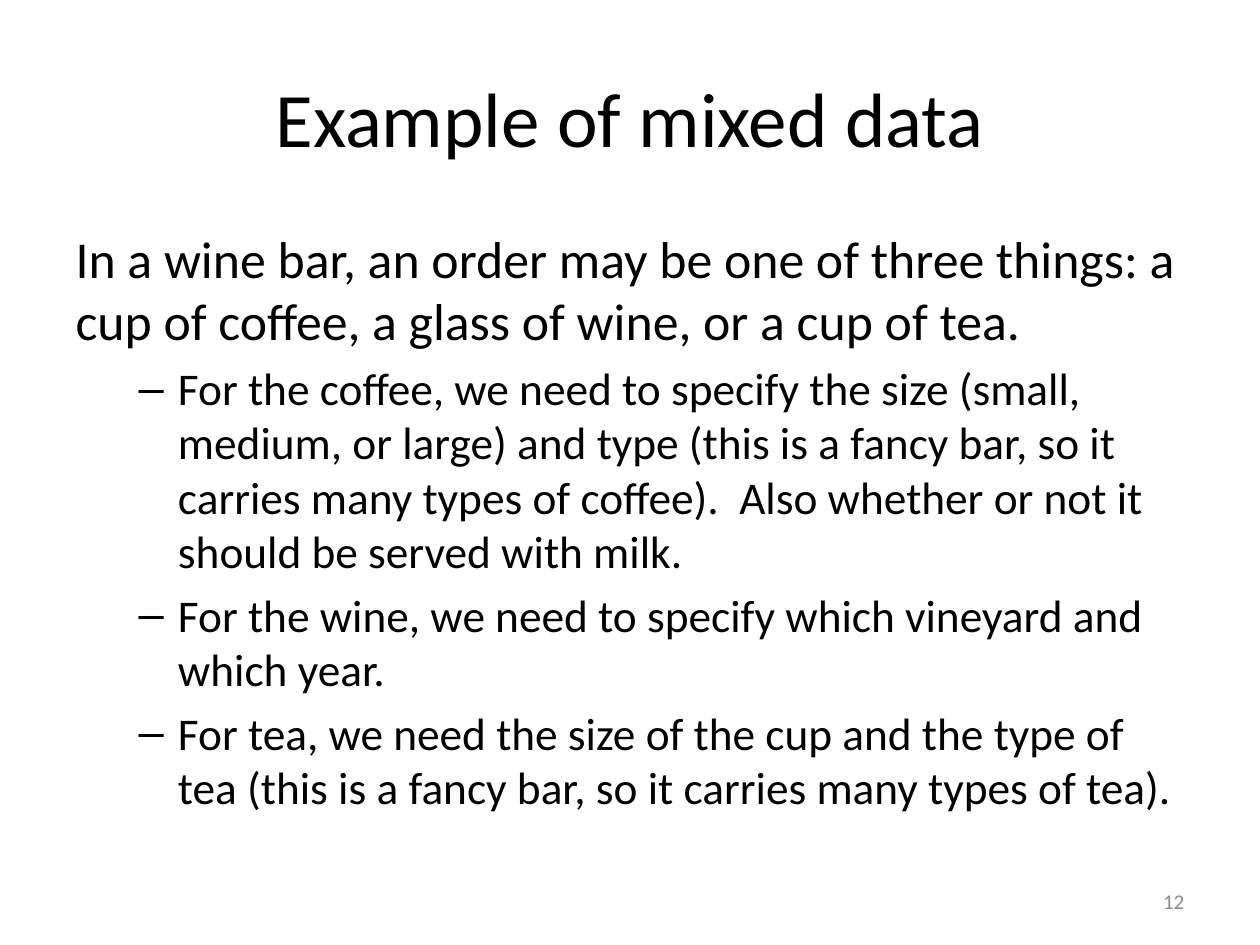
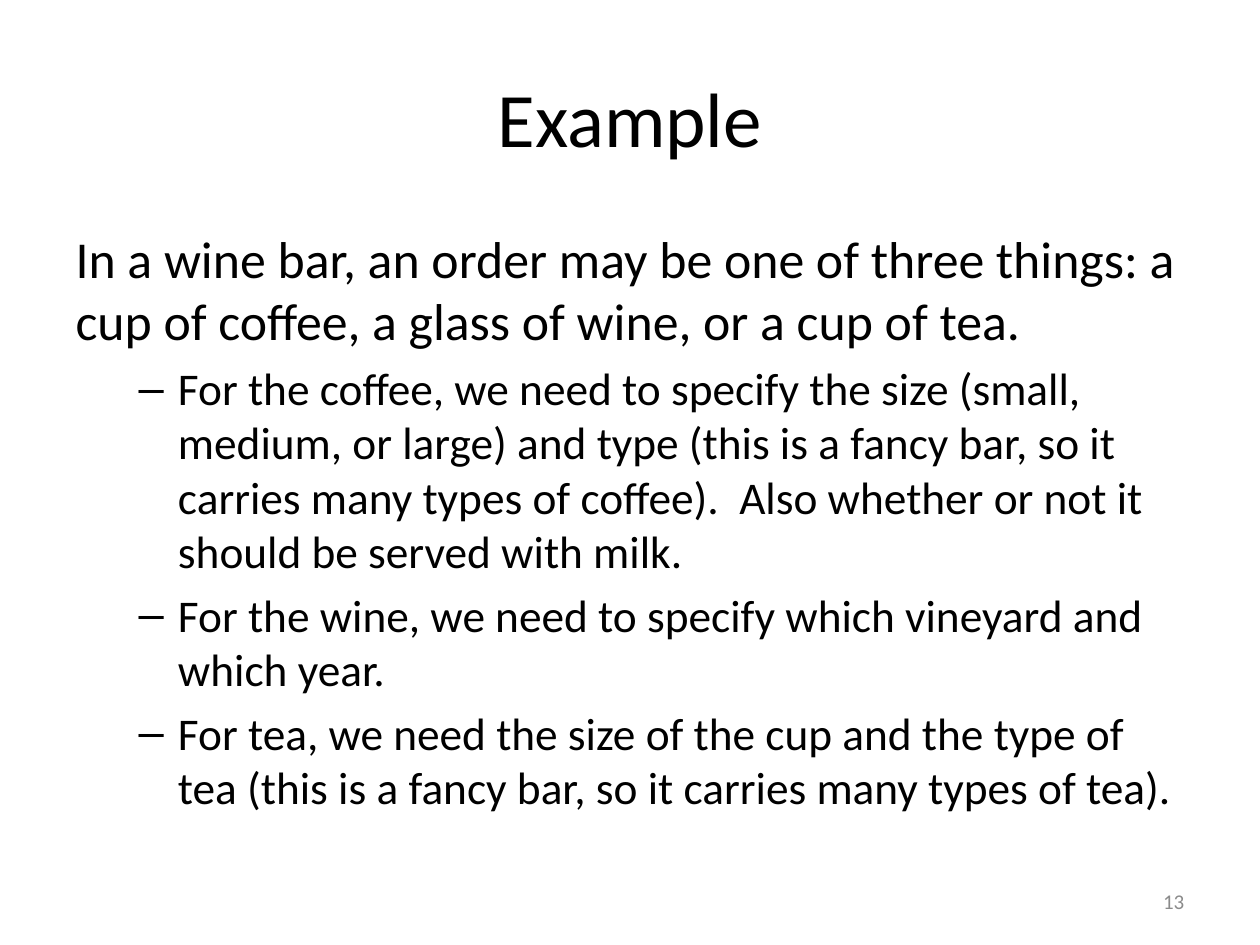
Before and after one commit to mwand/cs5010f17, a slide deck: slide 13 of Slides/Lesson 1.2 The Kinds of Data.pptx (slide 12 before the commit). Drawn at 1260x945 pixels with LibreOffice and Linux fonts; fonts in the diff are those of the drawing. Boxes give left, top, right and bottom in pixels: in the first picture for what was removed or moved away, otherwise in the second. Text is boxed around its words. In the diff, an @@ line names an element or a change of style, - is before the commit and + after.

Commit message:
tried to expunge 'mixed data'

```diff
--- a/Slides/Lesson 1.2 The Kinds of Data.pptx
+++ b/Slides/Lesson 1.2 The Kinds of Data.pptx
@@ title at <box>498,93,762,160</box>: text changed @@
-Example of mixed data
+Example
@@ page number at <box>1163,895,1184,909</box>: text changed @@
-12
+13
```
Also in this commit, not shown: 5 other slides changed, 2 slides added, 1 slide removed, 6 other files.
